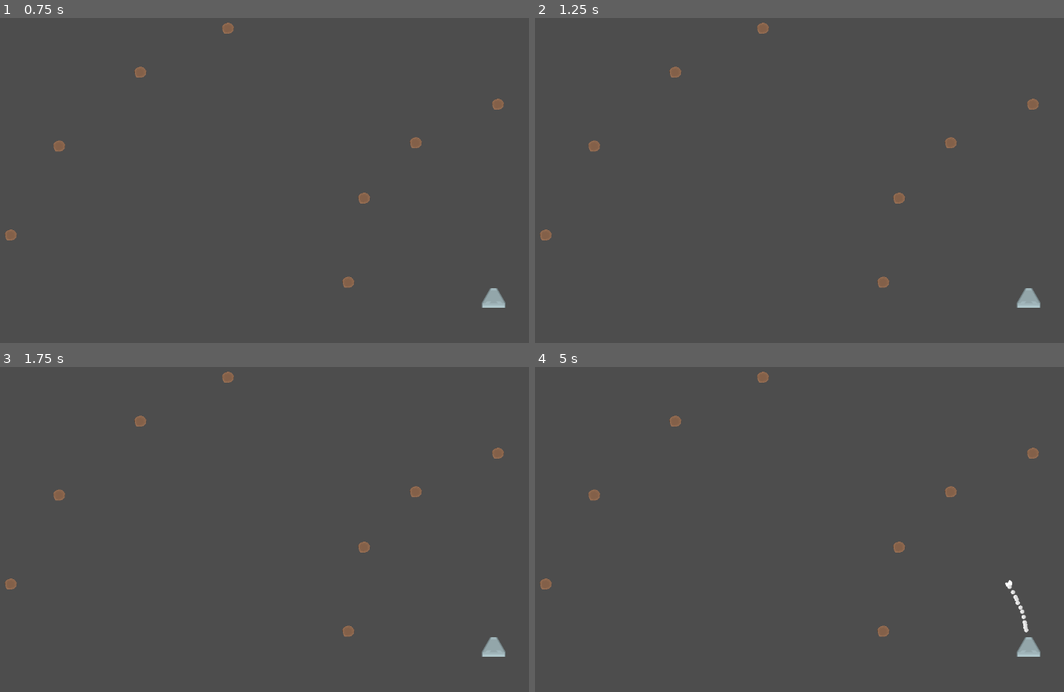
Above: before the commit, frames 1-4 (two rows, left to right).
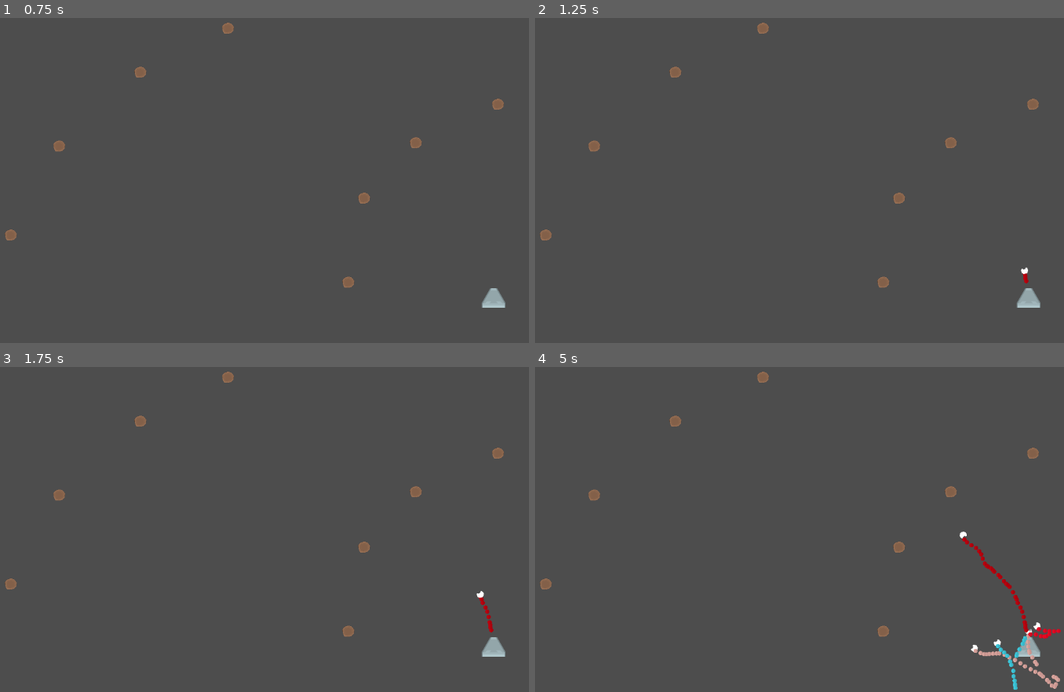
Above: after the commit, the same moments.

Repository: davidvgus/ants
Game: Godot game, scene res://Scenes/game.tscn
The game is run twice, just before and just after one commit, with the same random seed, the same clock (stepped at 60 frames per second) and the same inputs.
Inputs (mouse positions are in pixels of both pictures, inside the frame that each line leads up to):
- Up to frame 1 (0.75 s): tap Enter at 0.5 s; move the mouse to (354, 148) at 0.52 s; tap 2 at 0.6 s; click (354, 148) at 0.67 s
- Up to frame 2 (1.25 s): no input
- Up to frame 3 (1.75 s): move the mouse to (89, 532) at 1.27 s; tap 2 at 1.35 s; click (89, 532) at 1.42 s
- Up to frame 4 (5 s): move the mouse to (815, 438) at 2.02 s; tap 2 every 0.75 s from 2.1 to 4.35 s; click (815, 438) at 2.17 s; move the mouse to (720, 588) at 2.77 s; click (720, 588) at 2.92 s; move the mouse to (937, 568) at 3.52 s; click (937, 568) at 3.67 s; move the mouse to (561, 464) at 4.27 s; click (561, 464) at 4.42 s

Frame 1 is identical in both runs. In frame 2, less than 0.1% of the frame differs, in the area x 91-94%, y 76-82%; in frame 3, 0.1%; in frame 4, 0.9%, in the area x 80-100%, y 50-100%.

Commit message:
things are working a bit better

Diff:
--- a/Scenes/game.tscn
+++ b/Scenes/game.tscn
@@ -7,7 +7,7 @@
 [node name="Game" type="Node"]
 script = ExtResource("1_7c7od")
 create_ants = true
-ant_delay = 4.0
+ant_delay = 1.0
 
 [node name="Home" parent="." instance=ExtResource("4_onc10")]
 position = Vector2(1087, 565)
--- a/Scripts/ant.gd
+++ b/Scripts/ant.gd
@@ -7,8 +7,12 @@
 @onready var path := []
 @onready var nav_point := preload ("res://Scenes/nav_point.tscn")
 @onready var nozzle = $Nozzle
+@onready var ant_color = null
 
 var current_food_target = null
+
+func _ready() -> void:
+    create_ant_path_color()
 
 func _physics_process(delta: float) -> void:
     move_and_slide()
@@ -35,5 +39,10 @@
     var new_nav_point = nav_point.instantiate()
     new_nav_point.global_position = nozzle.global_position
     new_nav_point.owner_ant = self
+    new_nav_point.set_color(ant_color)
     #new_nav_point.connect("ant_entered", Callable(self, "_on_nav_point_entered"))
     get_parent().add_child(new_nav_point)
+
+func create_ant_path_color():
+    var path_color = Color(randf(), randf(), randf())
+    ant_color = path_color
--- a/Scripts/nav_point.gd
+++ b/Scripts/nav_point.gd
@@ -1,4 +1,6 @@
+#Godot 4.2.2
 class_name NavPoint extends Area2D
+@onready var sprite := $Sprite2D
 
 var can_free = false
 var owner_ant = null
@@ -23,3 +25,7 @@
 func _on_body_exited(body: Node) -> void:
     if body is Ant:
         can_free = true
+
+func set_color(ant_color) -> void:
+    sprite = $Sprite2D
+    sprite.modulate = ant_color
--- a/States/AntFollow.gd
+++ b/States/AntFollow.gd
@@ -6,12 +6,10 @@
 @onready var food := get_node("/root/Game/Food")
 
 func enter() -> void:
-    if !food:
-        food = get_tree().root.get_node("Game").get_node("Food")
-        #food = $Food
-        if !food:
-            return
-func exit() -> void:
+    pass
+
+func Exit() -> void:
+    print("AntFollow exit")
     ant.lighten_sprite()
     pass
 
